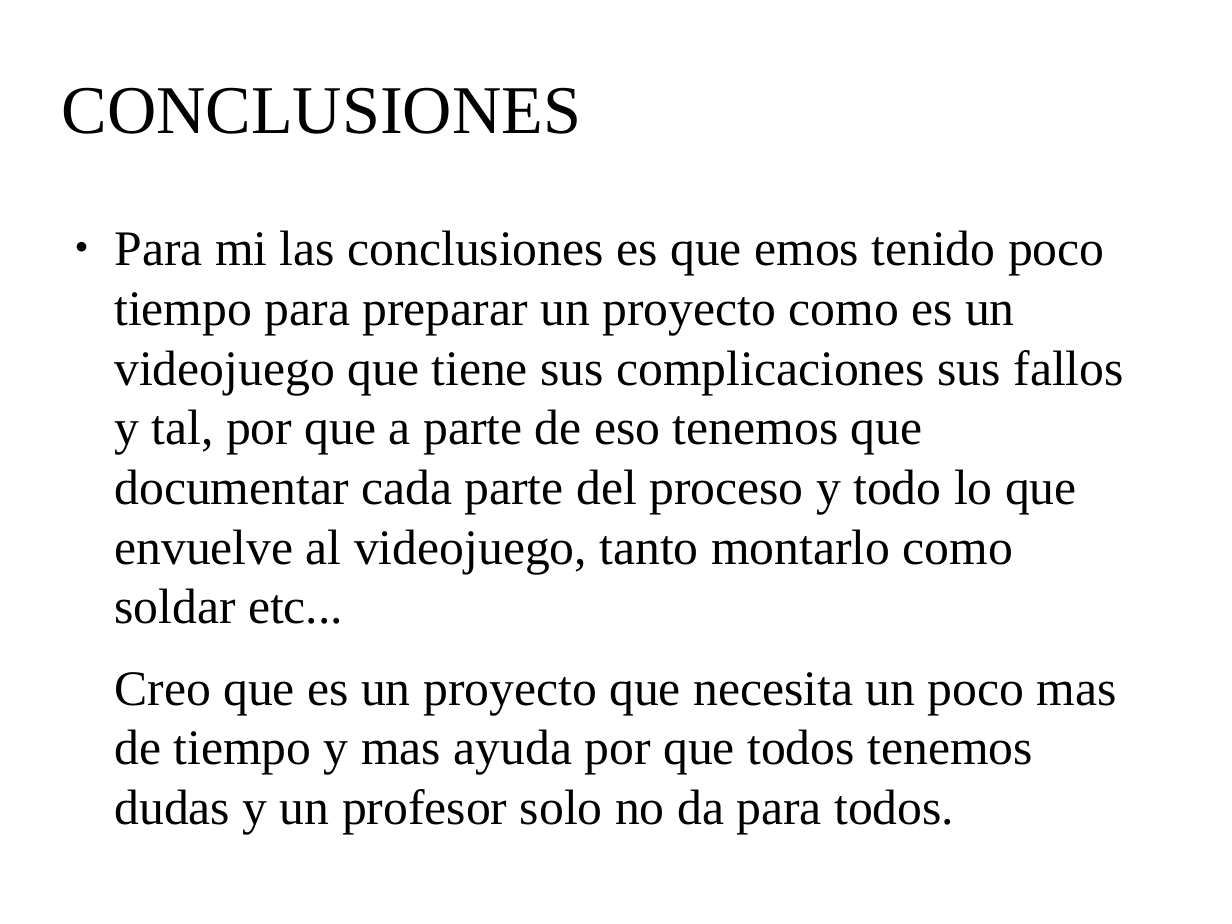
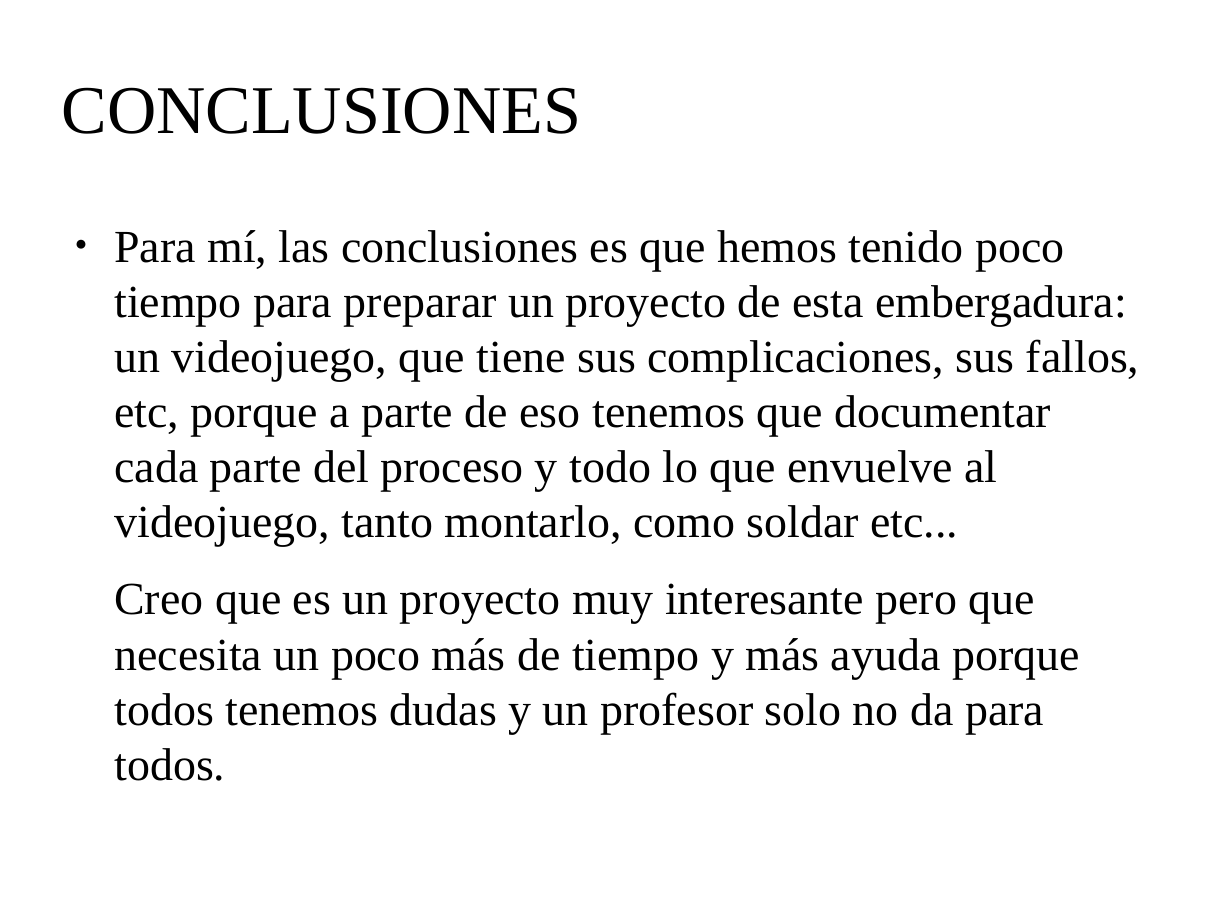
Before and after one commit to reverte04/PROYECTO-VIDEOJUEGO, a slide deck: slide 7 of PROYECTO REVERTE.odp. Drawn at 1232x924 pixels with LibreOffice and Linux fonts; fonts in the diff are those of the drawing; background and template pictures are left out. Boxes give left, top, right and bottom in pixels: in the first picture for what was removed or moved away, otherwise in the second. Text is boxed around its words. In the diff, an @@ line names an element or a change of style, - is before the commit and + after.

```diff
--- a/PROYECTO REVERTE.odp
+++ b/PROYECTO REVERTE.odp
@@ text at (114, 230, 1139, 734): text changed; size 32 to 29.6 pt @@
-● Para mi las conclusiones es que emos tenido poco tiempo para preparar un proyecto como es un videojuego que tiene sus complicaciones sus fallos y tal, por que a parte de eso tenemos que documentar cada parte del proceso y todo lo que envuelve al videojuego, tanto montarlo como soldar etc...
-Creo que es un proyecto que necesita un poco mas de tiempo y mas ayuda por que todos tenemos dudas y un profesor solo no da para todos.
+● Para mí, las conclusiones es que hemos tenido poco tiempo para preparar un proyecto de esta embergadura: un videojuego, que tiene sus complicaciones, sus fallos, etc, porque a parte de eso tenemos que documentar cada parte del proceso y todo lo que envuelve al videojuego, tanto montarlo, como soldar etc...
+Creo que es un proyecto muy interesante pero que necesita un poco más de tiempo y más ayuda porque todos tenemos dudas y un profesor solo no da para todos.
```
Also in this commit, not shown: 6 other slides changed.
